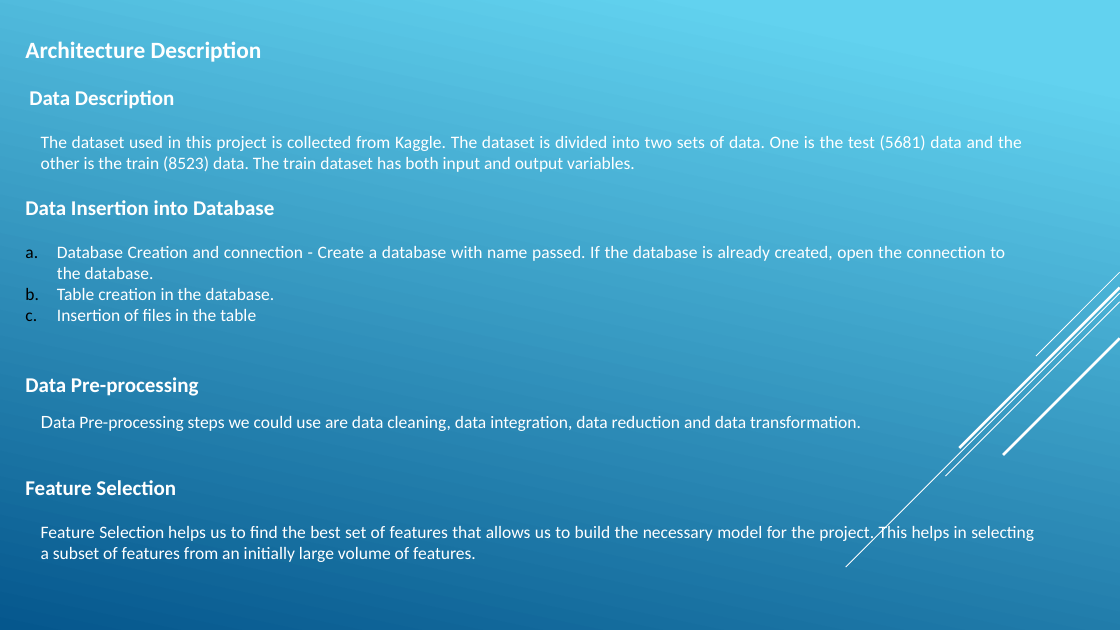
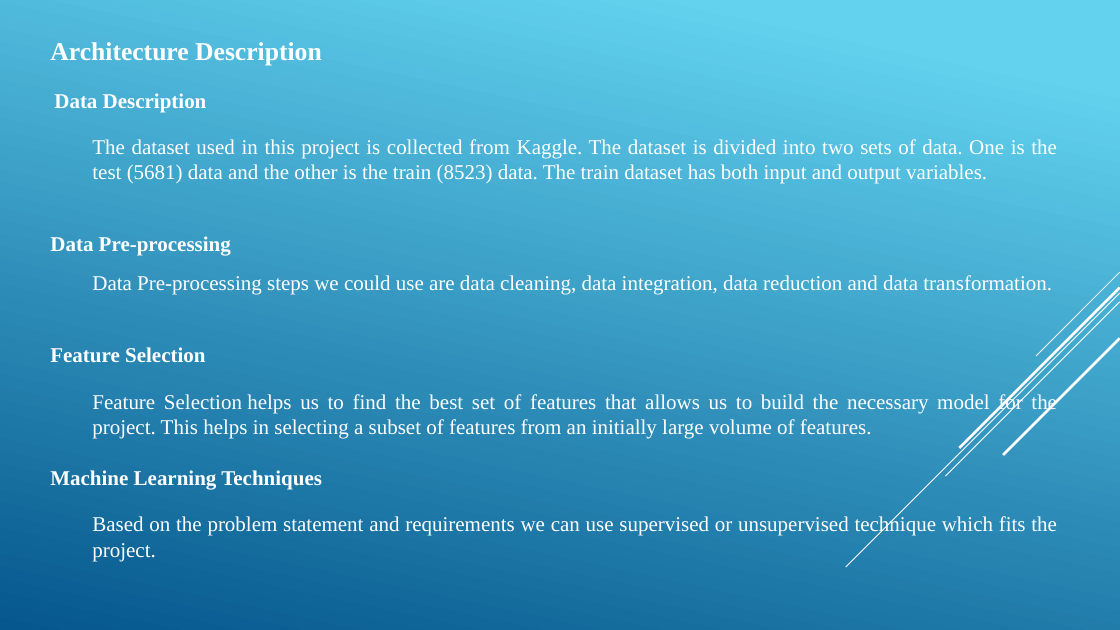
Before and after one commit to ashokkumars01/Stores-Sales-Prediction, a slide deck: slide 6 of Docs/DPR_Store_Sales_Prediction.pptx. Drawn at 1120x630 pixels with LibreOffice and Linux fonts; fonts in the diff are those of the drawing. Boxes give left, top, right and bottom in pixels: in the first picture for what was removed or moved away, otherwise in the second. Text is boxed around its words. In the diff, an @@ line names an element or a change of style, - is before the commit and + after.

```diff
--- a/Docs/DPR_Store_Sales_Prediction.pptx
+++ b/Docs/DPR_Store_Sales_Prediction.pptx
@@ text "Architecture Description": place and size @@
-text "Architecture Description" at (25, 41, 1034, 562)
+text "Architecture Description" at (50, 42, 1057, 561)
@@ text at (50, 42, 1057, 439): size 20 to 22 pt in "Architecture Description"; font Calibri to Times New Roman in "Architecture Description", "Data Description", "The dataset used in this project is ...", "Data Pre-processing" and 3 more places; size 15 to 18 pt in "The dataset used in this project is ...", "Data Pre-processing steps we could use are ...", "Feature Selection helps us to find the ..."; font Arial to Times New Roman in "Data"; indent changed @@
@@ text at (25, 200, 1005, 321): paragraphs removed @@
-Data Insertion into Database
-a. Database Creation and connection - Create a database with name passed. If the database is already created, open the connection to the database.
-b. Table creation in the database.
-c. Insertion of files in the table
@@ text at (50, 470, 1057, 561): paragraphs added @@
+  Machine Learning Techniques
+Based on the problem statement and requirements we can use supervised or unsupervised technique which fits the project.
```
Also in this commit, not shown: 11 other slides changed, 1 slide removed, 1 other file.
